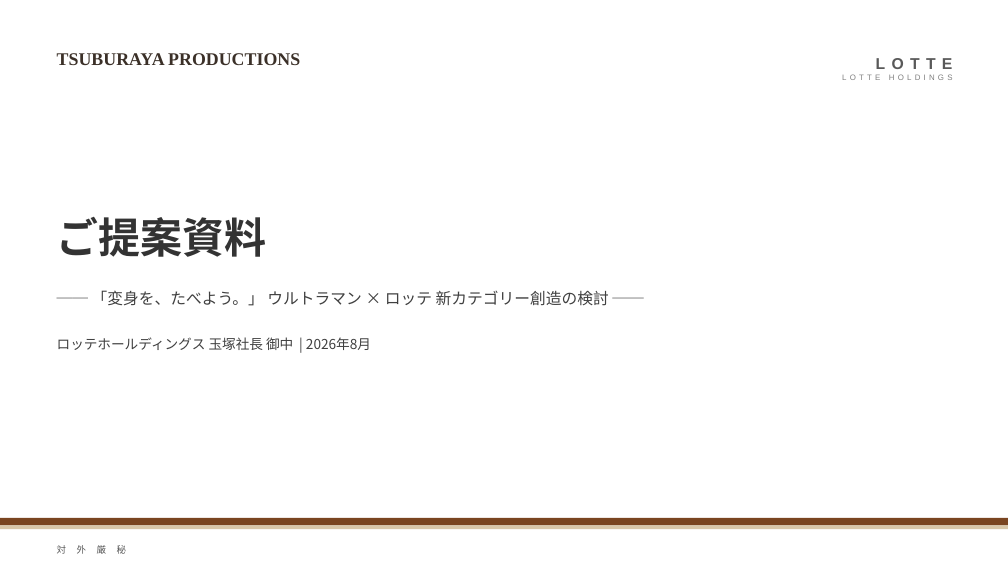
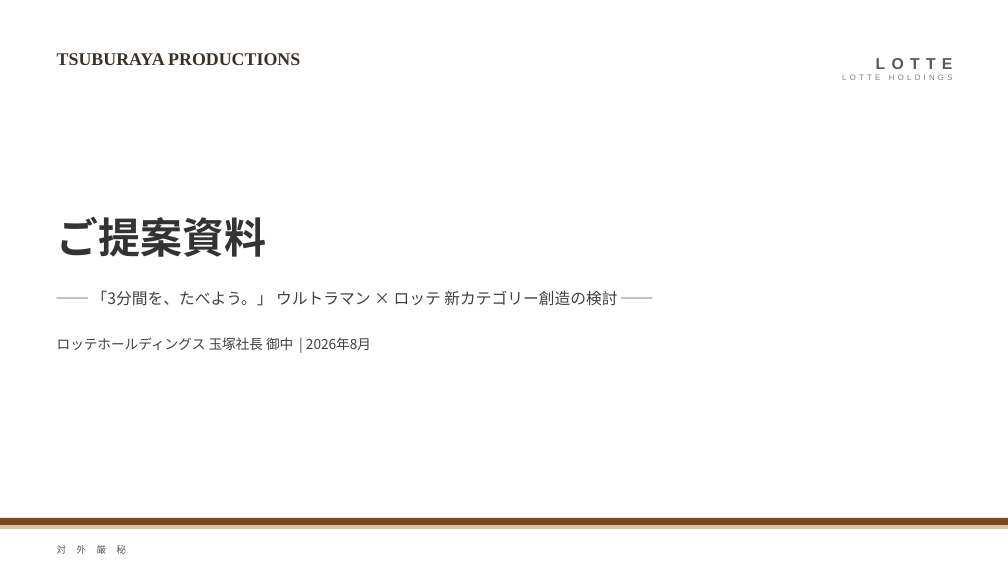
Before and after one commit to hayatoshintani-spe/kessho-lens, a slide deck: slide 1 of docs/proposals/lotte-ultraman-category-proposal.pptx. Drawn at 1008x567 pixels with LibreOffice and Linux fonts; fonts in the diff are those of the drawing. Boxes give left, top, right and bottom in pixels: in the first picture for what was removed or moved away, otherwise in the second. Text is boxed around its words. In the diff, an @@ line names an element or a change of style, - is before the commit and + after.

```diff
--- a/docs/proposals/lotte-ultraman-category-proposal.pptx
+++ b/docs/proposals/lotte-ultraman-category-proposal.pptx
@@ text at <box>92,290,617,306</box>: text changed @@
-── 「変身を、たべよう。」 ウルトラマン × ロッテ 新カテゴリー創造の検討 ──
+── 「3分間を、たべよう。」 ウルトラマン × ロッテ 新カテゴリー創造の検討 ──
```
Also in this commit, not shown: 1 other slide changed, 1 other file.
